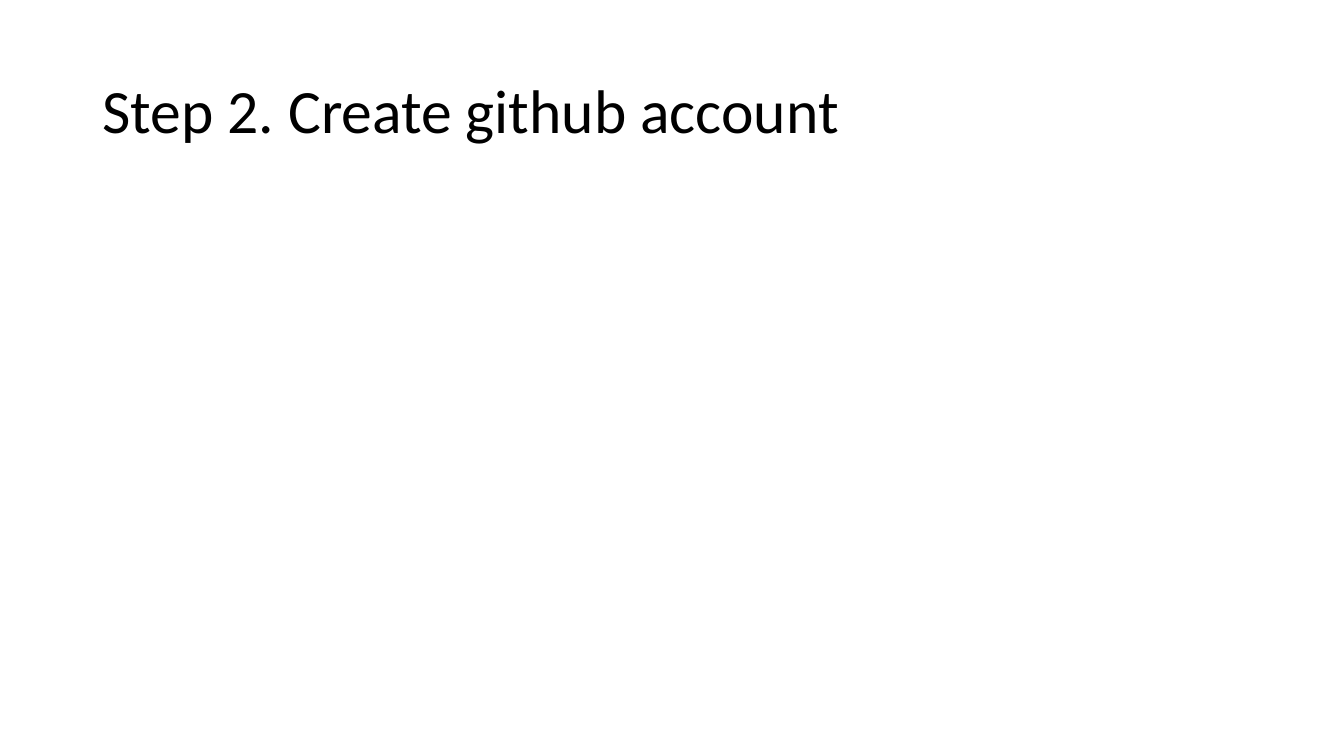
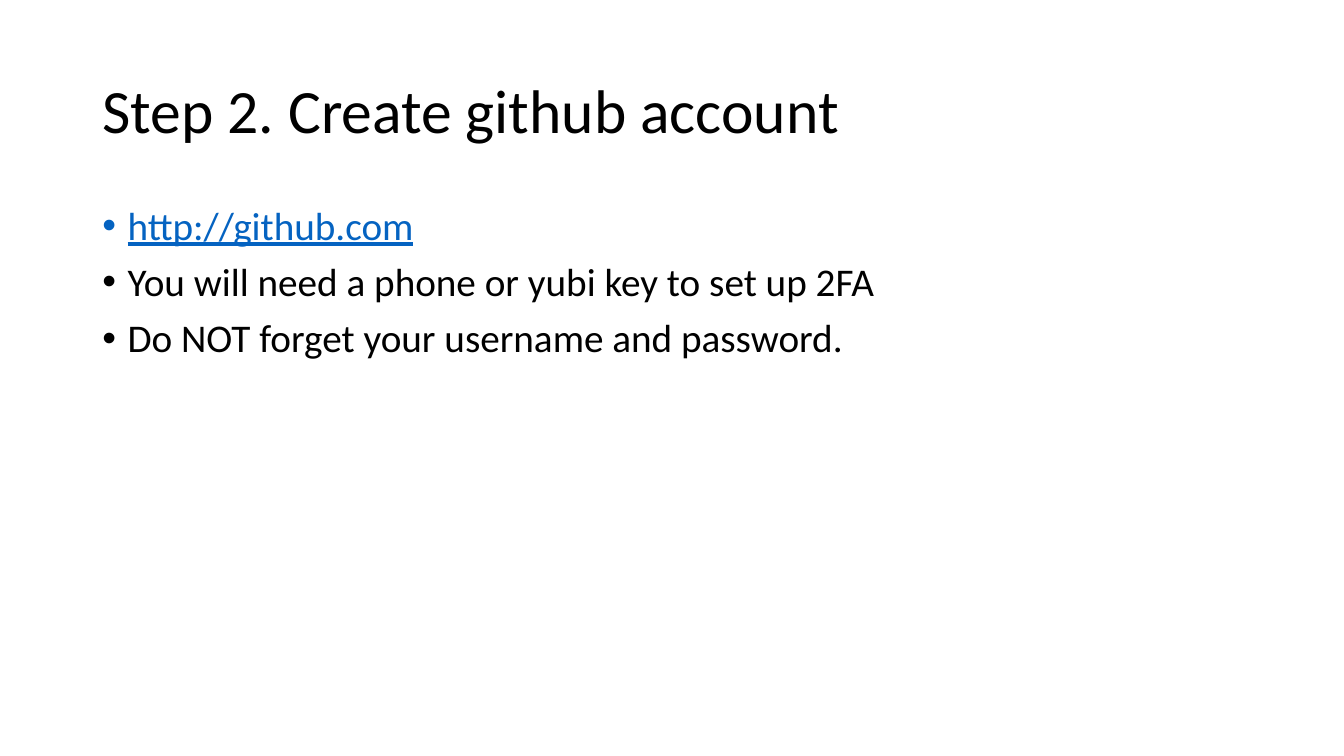
Before and after one commit to FLL-Team-24277/FLL-Fall-2023-Masterpiece, a slide deck: slide 3 of help/Laptop Setup.pptx. Drawn at 1344x756 pixels with LibreOffice and Linux fonts; fonts in the diff are those of the drawing. Boxes give left, top, right and bottom in pixels: in the first picture for what was removed or moved away, otherwise in the second. Text is boxed around its words. In the diff, an @@ line names an element or a change of style, - is before the commit and + after.

```diff
--- a/help/Laptop Setup.pptx
+++ b/help/Laptop Setup.pptx
@@ text added at box(128, 212, 874, 359), 28 pt, text #000000 @@
+• http://github.com
+• You will need a phone or yubi key to set up 2FA
+• Do NOT forget your username and password.
```
Also in this commit, not shown: 10 other slides changed, 5 slides added.
